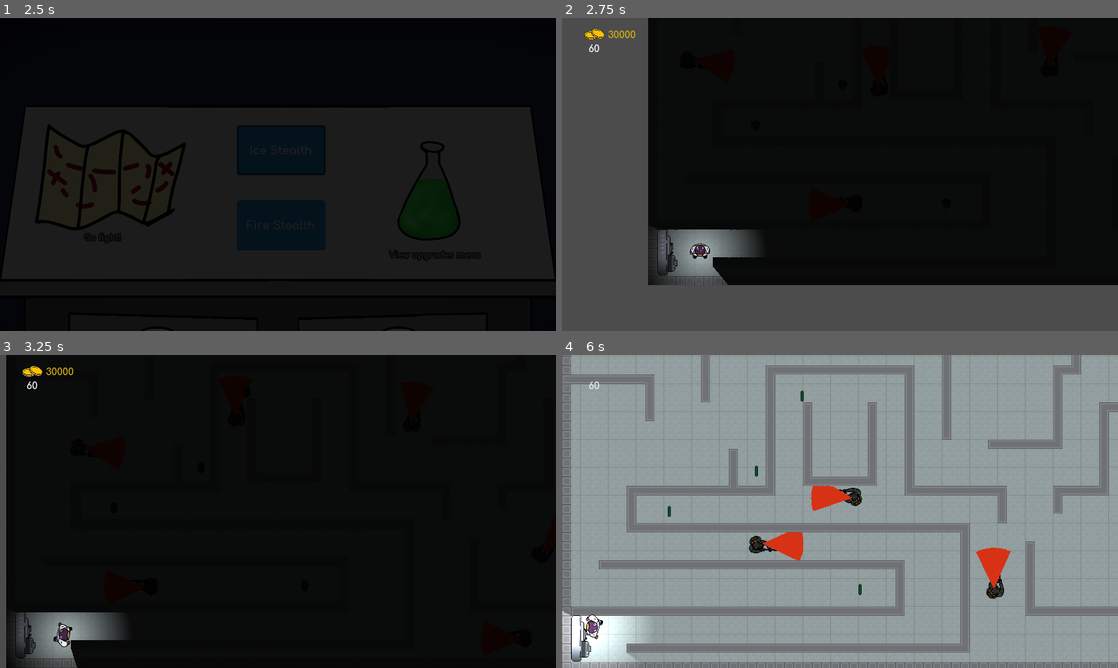
Above: before the commit, frames 1-4 (two rows, left to right).
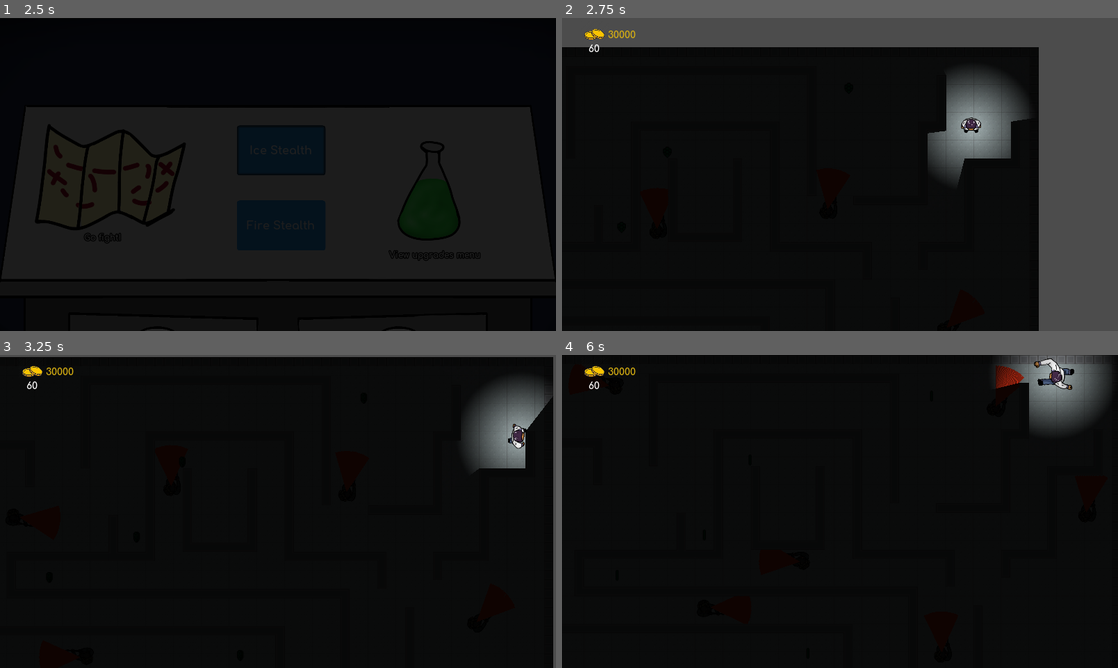
Above: after the commit, the same moments.

Repository: ojas-sanghi/scaling-out
Game: Godot game, scene res://src/GUI/screens/HomeScreen.tscn
Two runs of this game, one before a commit and one after it. Both use one fixed random seed, a clock stepped at 60 frames per second and the inputs below. Video files are missing from this copy of the repository; at most half a second of black plays in their place. Sound files missing from this copy of the repository are replaced by a short silence.
Inputs (mouse positions are in pixels of both pictures, inside the frame that each line leads up to):
- Up to frame 1 (2.5 s): click "View upgrades menu" at 0.5 s; click "Return Home" at 1.25 s; click "Ice Stealth" at 2 s
- Up to frame 2 (2.75 s): no input
- Up to frame 3 (3.25 s): move the mouse to (400, 495) at 2.77 s; hold D (ui_right) from 2.78 s (still down); hold 1 (dino_1) from 2.78 s (still down)
- Up to frame 4 (6 s): move the mouse to (728, 527) at 3.52 s; release D (ui_right) at 3.53 s; release 1 (dino_1) at 3.53 s; hold S (ui_down) 3.53-4.28 s; tap 2 (dino_2) at 3.6 s; move the mouse to (895, 442) at 4.27 s; hold D (ui_right) 4.28-5.03 s; hold 3 (dino_3) 4.28-5.03 s; move the mouse to (812, 574) at 5.02 s; hold W (ui_up) 5.03-5.78 s; tap 4 (dino_4) at 5.1 s; move the mouse to (1006, 558) at 5.77 s; hold A (ui_left) from 5.78 s (still down); hold 5 (dino_5) from 5.78 s (still down)

Frame 1 is identical in both runs. In frame 2, 50% of the frame differs, in the area x 0-100%, y 0-100%; in frame 3, 7.7%; in frame 4, 99%.

Commit message:
Fix dino walk animation playing after death
Resolves #19

Diff:
--- a/src/actors/dinos/GeneralDino.gd
+++ b/src/actors/dinos/GeneralDino.gd
@@ -49,7 +49,6 @@
 	Signals.emit_signal("dino_fully_spawned")
 
 func _ready() -> void:
-
 	# animate the spawn delay
 	yield(spawn_delay(), "completed")
 
@@ -98,6 +97,7 @@
 		$AnimatedSprite.flip_h = false
 
 	$DeathSound.play()
+	$AnimationPlayer.stop()
 	$AnimatedSprite.play(str(dino_variation) + "death")
 
 	var tween = $TransparencyTween
--- a/src/actors/dinos/TankyDino.tscn
+++ b/src/actors/dinos/TankyDino.tscn
@@ -168,8 +168,6 @@
 
 [node name="AnimatedSprite" parent="." index="0"]
 frames = ExtResource( 4 )
-animation = "1walk"
-frame = 0
 
 [node name="AnimationPlayer" parent="." index="1"]
 anims/1walk = SubResource( 1 )
--- a/src/stealth/StealthIce.tscn
+++ b/src/stealth/StealthIce.tscn
@@ -71,7 +71,7 @@
 tile_data = PoolIntArray( 131087, 0, 6, 131088, 0, 196609, 131089, 0, 196609, 131090, 0, 196609, 131091, 0, 196609, 131 …(7382 unchanged characters)…
 
 [node name="Player" parent="." instance=ExtResource( 6 )]
-position = Vector2( 92.1015, 600.358 )
+position = Vector2( 942.044, 137.91 )
 
 [node name="Camera2D" type="Camera2D" parent="Player"]
 current = true
